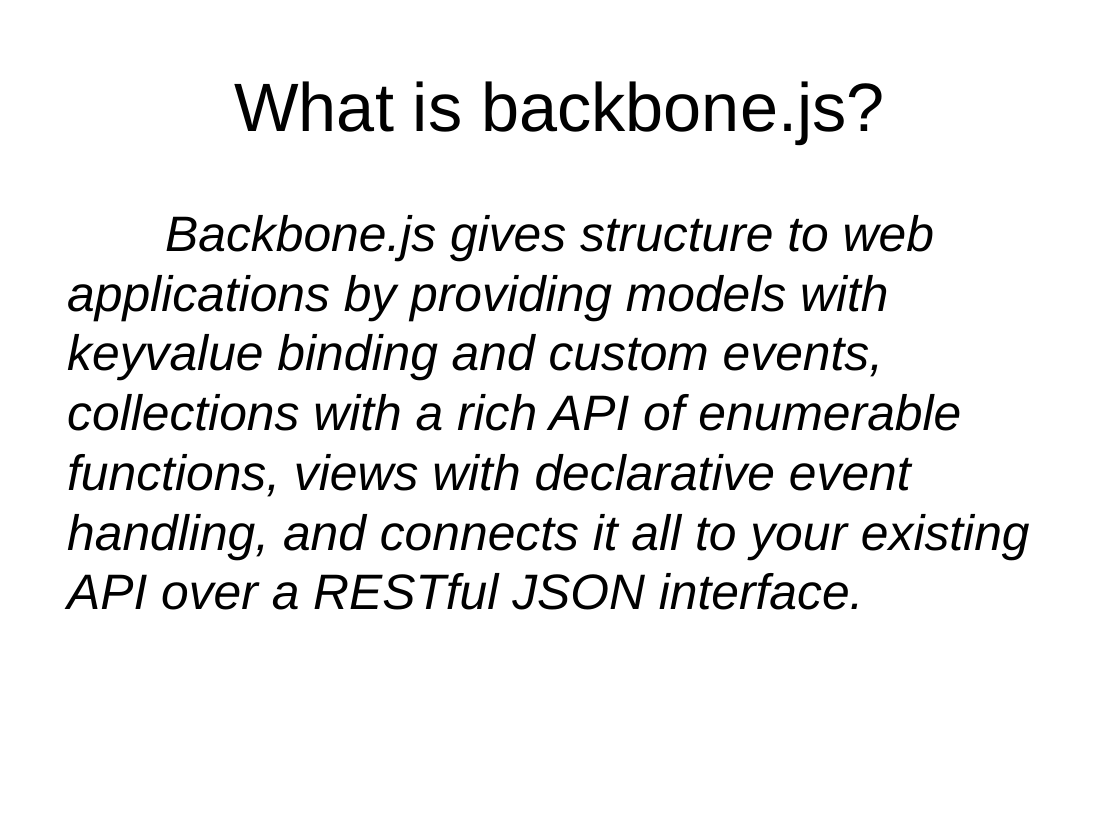
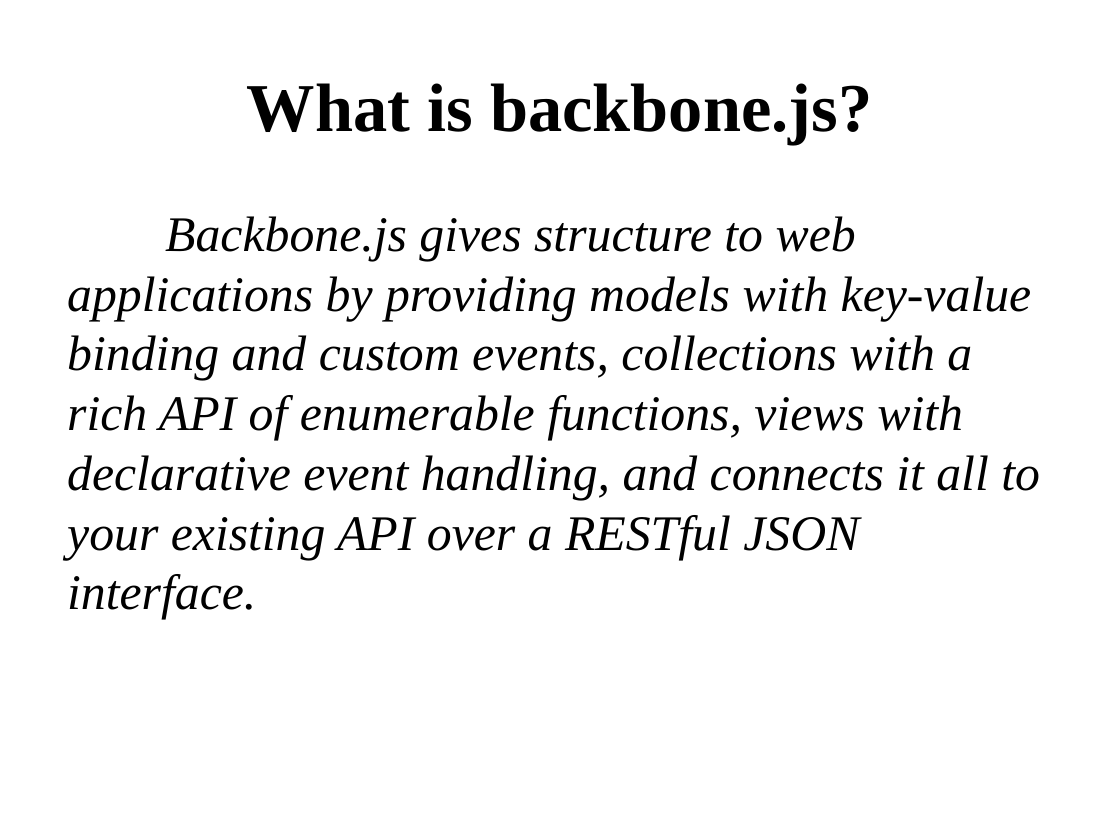
Before and after one commit to maivantan1992/DemoBackBone, a slide deck: slide 3 of DemoBackBone/src/main/resources/Slide/Backbone.pptx. Drawn at 1120x840 pixels with LibreOffice and Linux fonts; fonts in the diff are those of the drawing. Boxes give left, top, right and bottom in pixels: in the first picture for what was removed or moved away, otherwise in the second. Text is boxed around its words. In the diff, an @@ line names an element or a change of style, - is before the commit and + after.

Commit message:
Change slide

```diff
--- a/DemoBackBone/src/main/resources/Slide/Backbone.pptx
+++ b/DemoBackBone/src/main/resources/Slide/Backbone.pptx
@@ title "What is backbone.js?" at (247,83,872,144): font Arial to Times New Roman, bold on @@
@@ text at (67,216,1040,620): text changed; font Arial to Times New Roman @@
-Backbone.js gives structure to web applications by providing models with keyvalue binding and custom events, collections with a rich API of enumerable functions, views with declarative event handling, and connects it all to your existing API over a RESTful JSON interface.
+Backbone.js gives structure to web applications by providing models with key-value binding and custom events, collections with a rich API of enumerable functions, views with declarative event handling, and connects it all to your existing API over a RESTful JSON interface.
```
Also in this commit, not shown: 17 other slides changed, 2 slides added, 2 slides removed, 1 other file.
